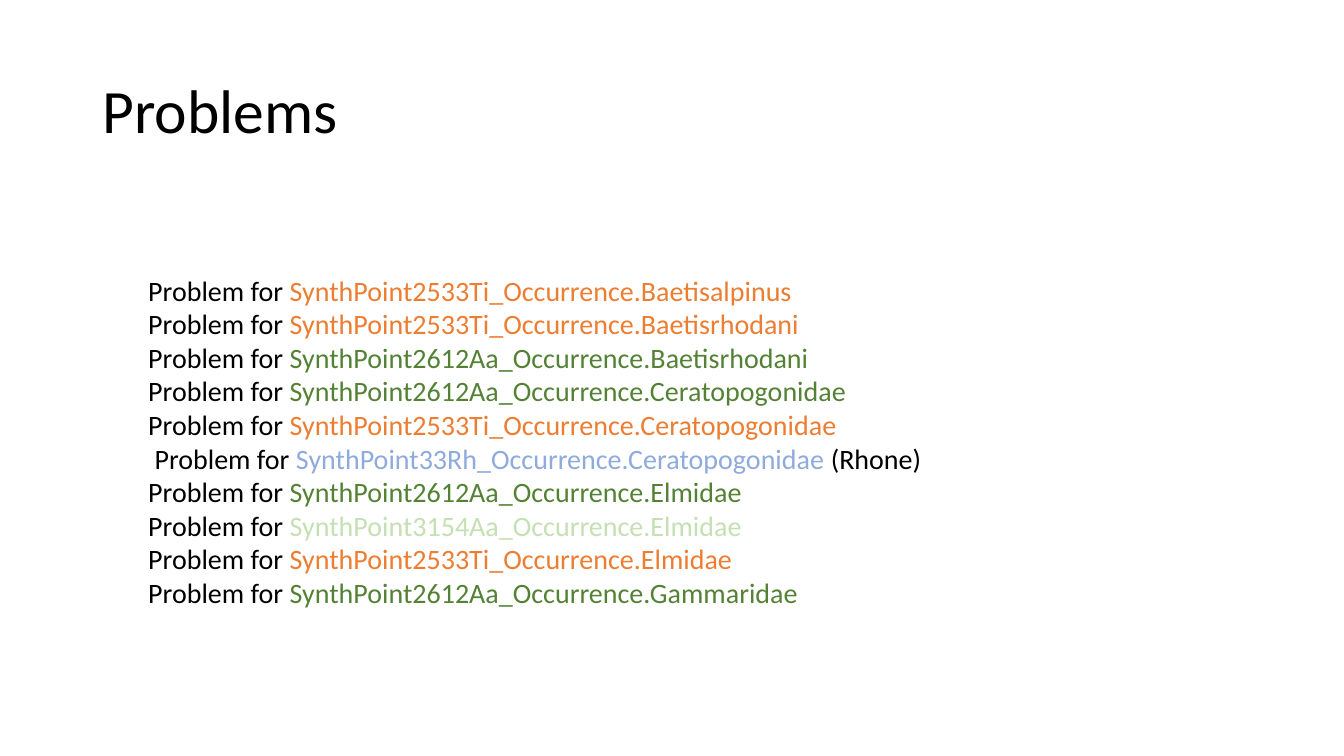
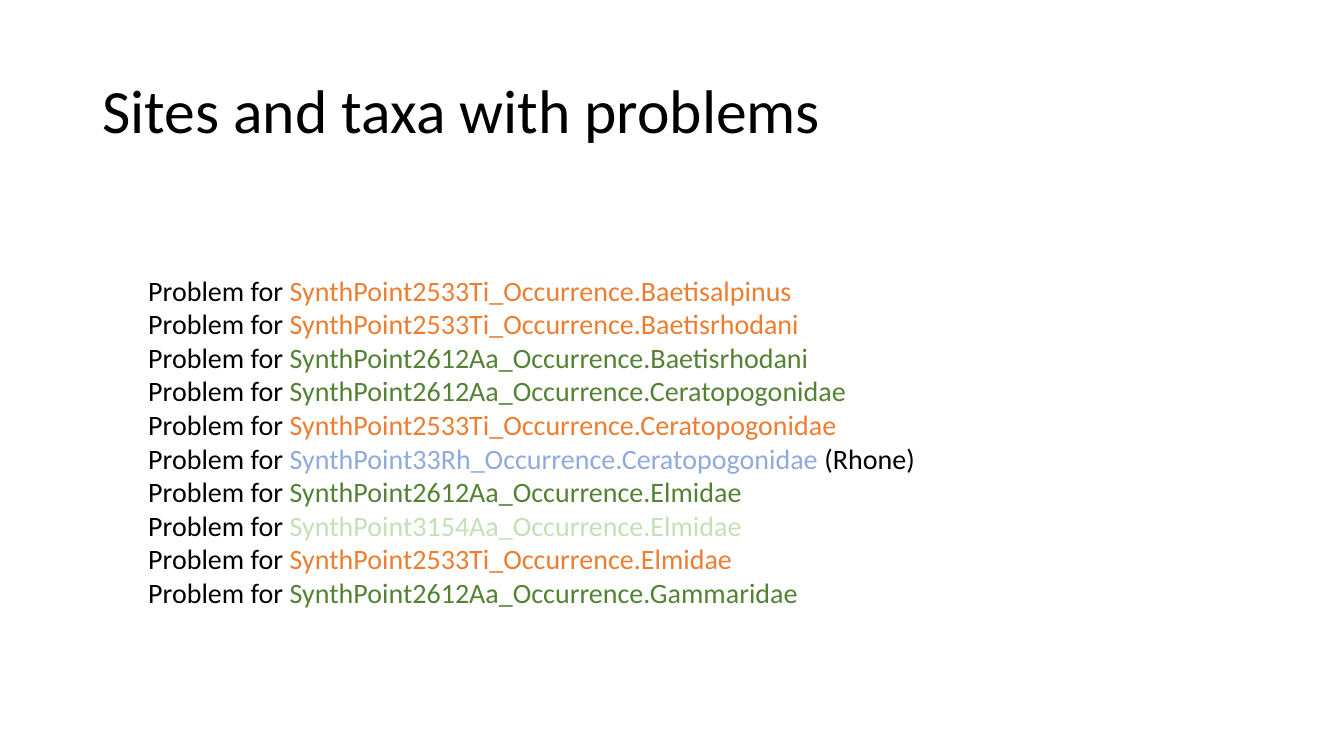
Before and after one commit to emmachollet/ArtificialData_Streambugs_SDMs, a slide deck: slide 2 of C1_documentation/problems_ice.pptx (slide 1 before the commit). Drawn at 1344x756 pixels with LibreOffice and Linux fonts; fonts in the diff are those of the drawing. Boxes give left, top, right and bottom in pixels: in the first picture for what was removed or moved away, otherwise in the second. Text is boxed around its words. In the diff, an @@ line names an element or a change of style, - is before the commit and + after.

```diff
--- a/C1_documentation/problems_ice.pptx
+++ b/C1_documentation/problems_ice.pptx
@@ title at (x1=102, y1=90, x2=820, y2=143): text changed @@
-Problems
+Sites and taxa with problems
@@ text "Problem for SynthPoint2533Ti_Occurrence.Baetisalpinus" rewrapped from (x1=148, y1=281, x2=921, y2=608) to (x1=148, y1=281, x2=914, y2=608) @@
```
Also in this commit, not shown: 4 slides added, 8 other files.
